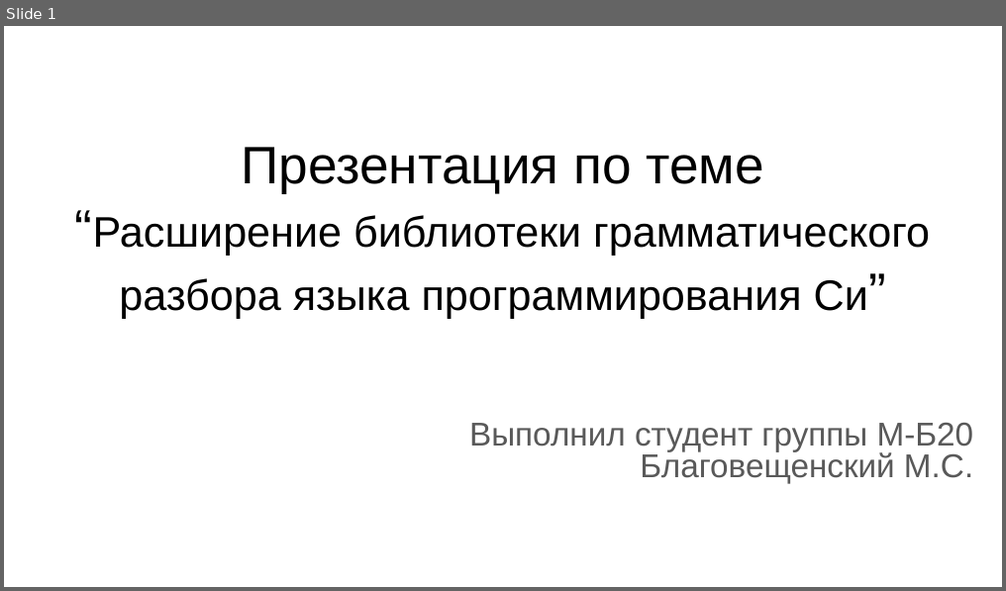
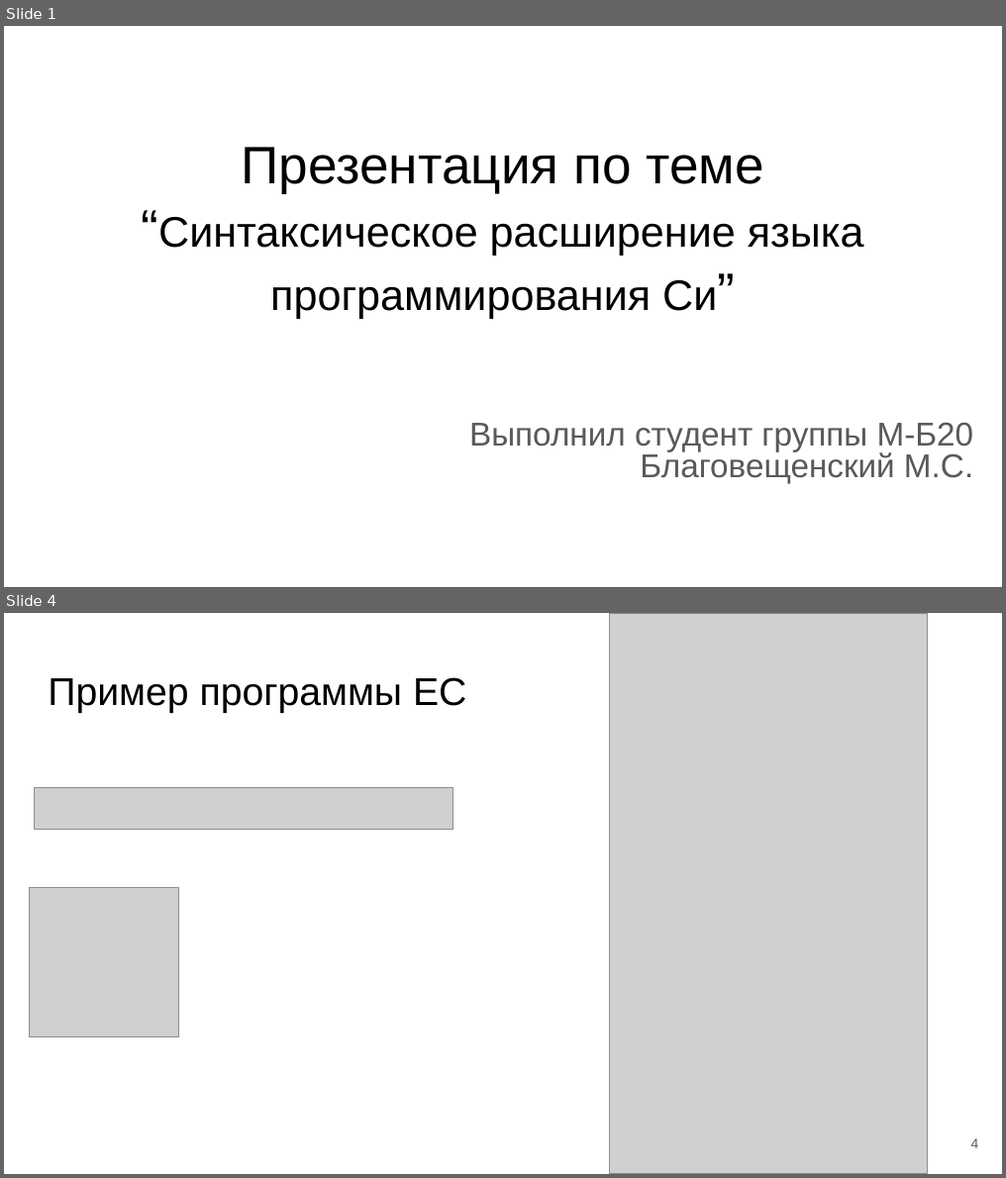
Before and after one commit to m-blg/bach-vkr, a slide deck: extra/Презентация по теме “Грамматический разбор языка Си”.odp. Shown one above the other, each under a label of ours: slide 1 before the commit, slides 1 and 4 after it; the slides between them are not shown. The pictures are 1006x591 and 1006x1178 pixels, drawn with LibreOffice and Linux fonts; fonts in the diff are those of the drawing; grey boxes stand for pictures. Boxes give left, top, right and bottom in pixels: in the first picture for what was removed or moved away, otherwise in the second. Text is boxed around its words. In the diff, an @@ line names an element or a change of style, - is before the commit and + after.

```diff
--- a/extra/Презентация по теме “Грамматический разбор языка Си”.odp
+++ b/extra/Презентация по теме “Грамматический разбор языка Си”.odp
@@ slide 4 added at (4,613,1002,1174), background #FFFFFF @@
@@ picture added at (609,613,927,1173) @@
@@ title added at (48,677,466,713), 28 pt, text #000000 @@
+Пример программы EC
@@ picture added at (34,787,453,830) @@
@@ picture added at (29,887,178,1037) @@
@@ page number added at (971,1139,979,1149), 10 pt, text #595959 @@
+4
@@ slide 1 changed as well @@
@@ title at (158,147,864,319): text changed @@
-Презентация по теме
-“Расширение библиотеки грамматического разбора языка программирования Си”
+Презентация по теме
+“Синтаксическое расширение языка программирования Си”
```
Also in this commit, not shown: 1 other slide changed, 10 other slides added, 10 slides removed, 37 other files.
